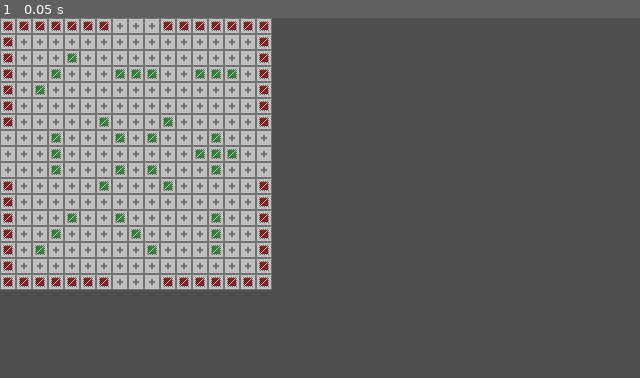
Above: before the commit, frame 1.
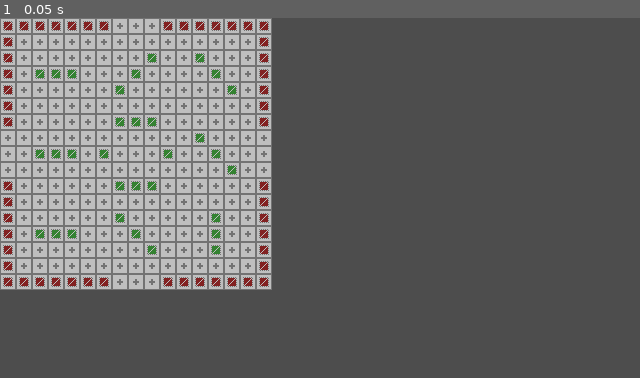
Above: after the commit, the same moment.

Repository: ewylson/pattern-based-level-generator
Game: Godot game, scene res://levels/demo_level.tscn
The game is run twice, just before and just after one commit, with the same random seed, the same clock (stepped at 60 frames per second) and the same inputs.
Inputs:
- Up to frame 1 (0.05 s): no input

The runs differ from the first frame. In frame 1, 1.4% of the frame differs, in the area x 5-38%, y 9-66%.

Commit message:
[refactor] improve chunk filling logic for the level generator

Diff:
--- a/levels/level_generator.gd
+++ b/levels/level_generator.gd
@@ -16,6 +16,10 @@
 @export var chunk_grid_padding := Vector2i(2, 2)
 
 
+var __regular_patterns : Array[TileMapPattern] = TileMapPatternPacker.unpack(preload("res://tilemap/data/regular_patterns.res"))
+var __middle_patterns : Array[TileMapPattern] = TileMapPatternPacker.unpack(preload("res://tilemap/data/middle_patterns.res"))
+
+
 var __chunk_grid_map : Array[Array] = [
 	[CORNER, SIDEWAY, CORNER],
 	[SIDEWAY, MIDDLE, SIDEWAY],
@@ -24,24 +28,34 @@
 
 
 func _ready() -> void:
-	var regular_patterns : Array[TileMapPattern] = TileMapPatternPacker.unpack(preload("res://tilemap/data/regular_patterns.res"))
-	var middle_patterns : Array[TileMapPattern] = TileMapPatternPacker.unpack(preload("res://tilemap/data/middle_patterns.res"))
-	for start_cell : Vector2i in __get_chunk_start_cells(CORNER):
-		obstacles_layer.set_pattern(start_cell, regular_patterns.pick_random())
-	for start_cell : Vector2i in __get_chunk_start_cells(SIDEWAY):
-		obstacles_layer.set_pattern(start_cell, regular_patterns.pick_random())
-	for start_cell : Vector2i in __get_chunk_start_cells(MIDDLE):
-		obstacles_layer.set_pattern(start_cell, middle_patterns.pick_random())
+	__fill_chunks_with_patterns()
 	return
 
 
-func __get_chunk_start_cells(chunk_type: int) -> Array[Vector2i]:
+func __fill_chunks_with_patterns() -> void:
+	for start_cell : Vector2i in __get_chunk_start_cells([CORNER, SIDEWAY]):
+		obstacles_layer.set_pattern(start_cell, __regular_patterns.pick_random())
+	for start_cell : Vector2i in __get_chunk_start_cells([MIDDLE]):
+		obstacles_layer.set_pattern(start_cell, __middle_patterns.pick_random())
+	return
+
+
+func __get_chunk_start_cells(chunk_types: Array[int]) -> Array[Vector2i]:
 	var chunk_start_cells : Array[Vector2i]
 	for row in range(__chunk_grid_map.size()):
 		for col in range(__chunk_grid_map[row].size()):
-			if __chunk_grid_map[row][col] == chunk_type:
+			if __is_proper_chunk(__chunk_grid_map[row][col], chunk_types):
 				chunk_start_cells.append(__get_start_cell_on_chunk(Vector2i(col, row)))
 	return chunk_start_cells
+
+
+func __is_proper_chunk(chunk: int, chunk_types: Array[int]) -> bool:
+	var result : bool = false
+	for type : int in chunk_types:
+		if chunk == type:
+			result = true
+			break
+	return result
 
 
 func __get_start_cell_on_chunk(chunk_coords: Vector2i) -> Vector2i:
